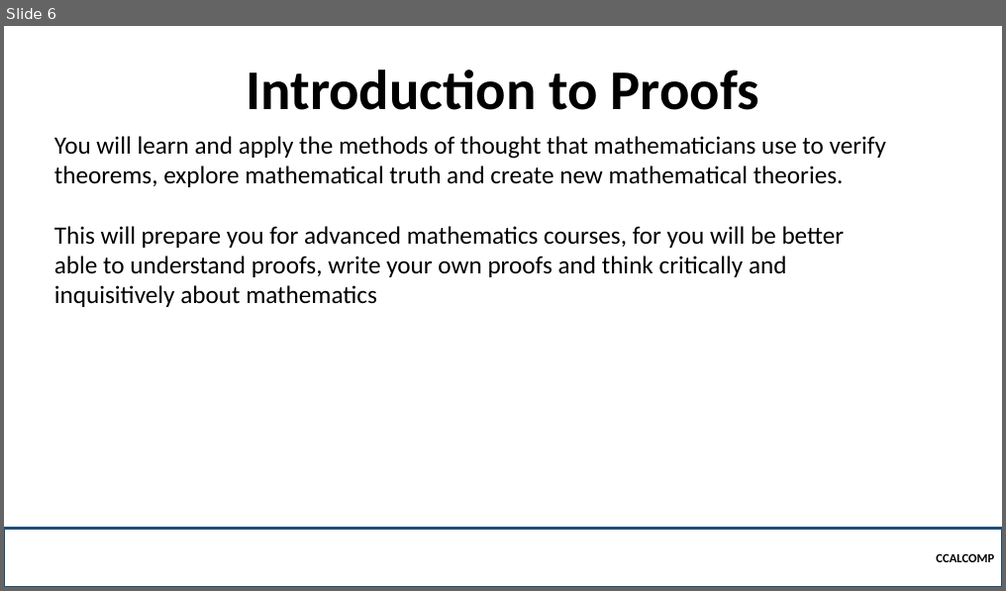
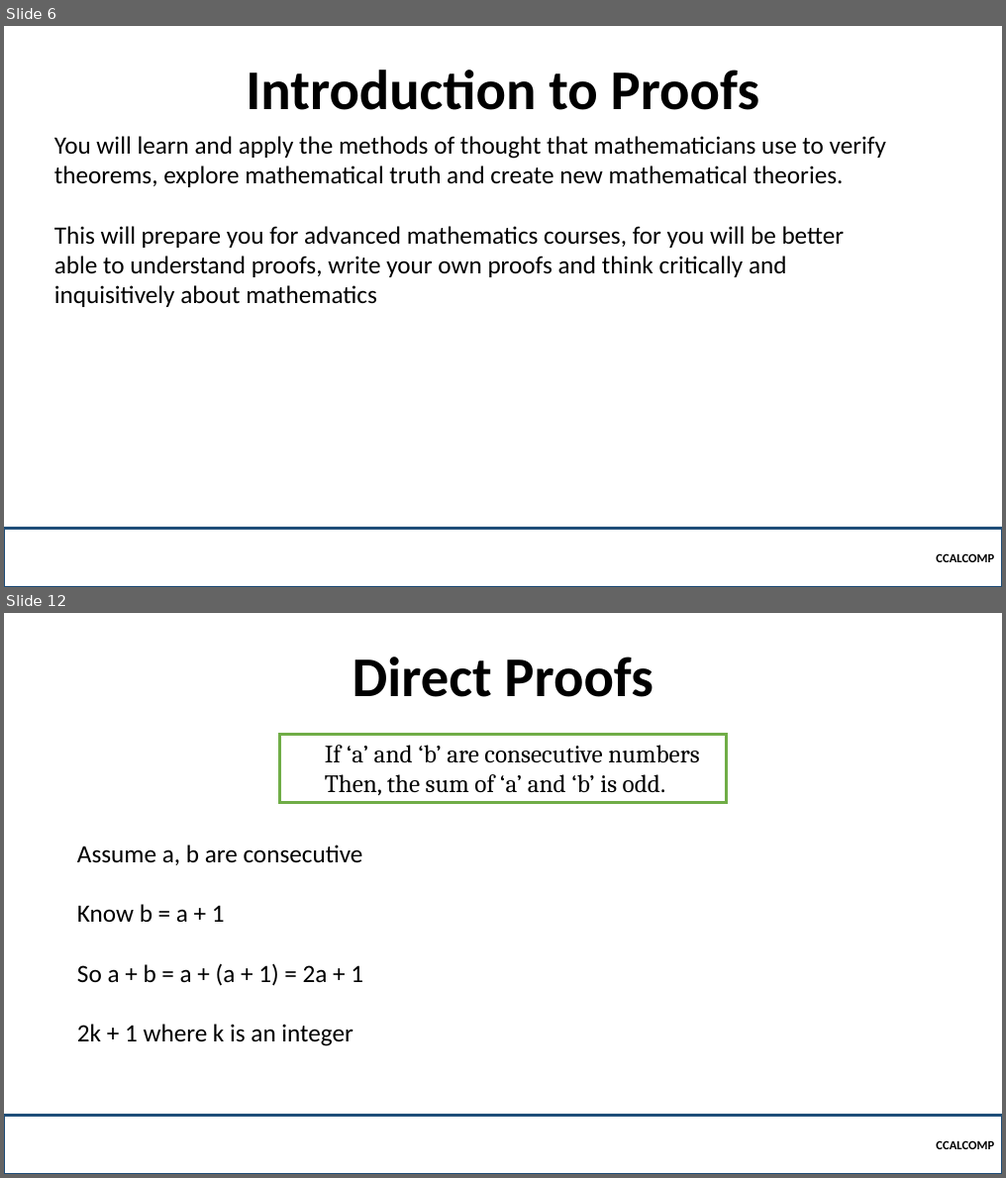
Before and after one commit to robitussin/CCALCOMP, a slide deck: Week 3 - Proofs/Proofs.pptx. Shown one above the other, each under a label of ours: slide 6 before the commit, slides 6 and 12 after it; the slides between them are not shown. The pictures are 1006x591 and 1006x1178 pixels, drawn with LibreOffice and Linux fonts; fonts in the diff are those of the drawing; background and template pictures are left out. Boxes give left, top, right and bottom in pixels: in the first picture for what was removed or moved away, otherwise in the second. Text is boxed around its words. In the diff, an @@ line names an element or a change of style, - is before the commit and + after.

```diff
--- a/Week 3 - Proofs/Proofs.pptx
+++ b/Week 3 - Proofs/Proofs.pptx
@@ slide 12 added at bbox=[4, 613, 1002, 1174], background picture (left out) @@
@@ title added at bbox=[352, 657, 652, 697], 54 pt, text #000000, bold @@
+Direct Proofs
@@ rectangle added at bbox=[279, 735, 726, 802], fill #FFFFFF, outline #70AD47 3 pt, 24 pt, text #000000 @@
+  If ‘a’ and ‘b’ are consecutive numbers
+  Then, the sum of ‘a’ and ‘b’ is odd.
@@ text added at bbox=[77, 845, 363, 1047], 24 pt, text #000000 @@
+Assume a, b are consecutive
+Know b = a + 1
+So a + b = a + (a + 1) = 2a + 1
+2k + 1 where k is an integer
@@ rectangle added at bbox=[4, 1115, 1002, 1174], outline #1F4E79 2.25 pt, 12 pt, text #000000, bold @@
+CCALCOMP
```
Also in this commit, not shown: 6 other slides added, 1 other file.
